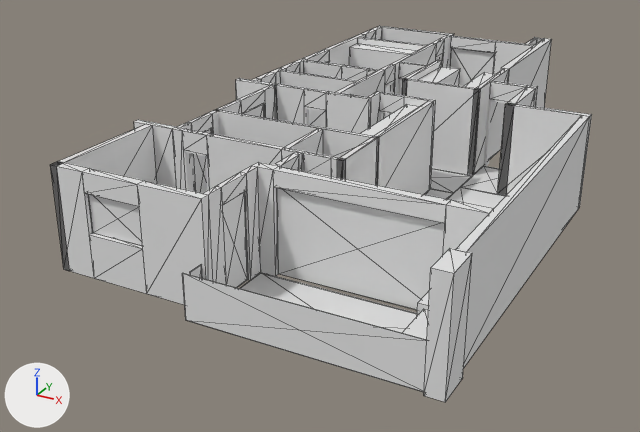
The glTF model site/assets/planta-final02.glb: old version first, new version second.
Both versions are drawn from a 50 mm camera at (14.54, -31.2, 9.45) aimed at (3.47, -11.08, -0.61). Every picture has the same lights, and +X, +Y and +Z are marked at lower left. The picture after the commit comes second. Mesh edges are drawn as thin lines on the coarser meshes. Where no turn or scale is listed for an object, it has been applied to the vertices.

Objects in the first picture: 'Floor__Sala', 'Floor__Varanda_gourmet', 'Wall__Parede_closet_hall', 'Wall__Parede_externa_cozinha#1', 'Wall__Parede_externa_sala', 'Wall__Parede_externa_sala#1', 'Wall__Parede_sala_cozinha#3', 'Wall__Parede_sala_suíte_1', 'Wall__Parede_sala_varanda', 'Wall__Parede_serviço_cozinha', 'Wall__Pilar', 'Wall__Porta_de_vidro_entre_sala_e_varanda', 'Window__Guarda-corpo#3', 'Window__Vidro_Porta_de_vidro_entre_sala_e_varanda' and 84 more.
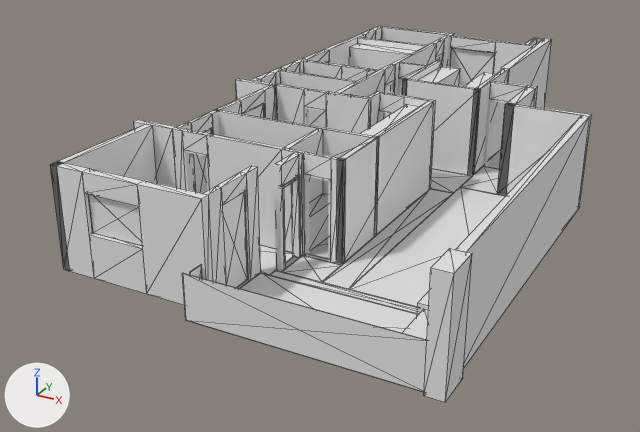
Commit message: Planta: varanda integrada à sala

Changed parts and their boxes (x1, y1, x2, y2) in the pictures (640 x 432 px):
'Window__Vidro_Porta_de_vidro_entre_sala_e_varanda', deleted
    before: (277, 188, 445, 310)
'Wall__Porta_de_vidro_entre_sala_e_varanda', deleted
    before: (273, 166, 451, 223)
'Wall__Parede_sala_cozinha#3', deleted
    before: (252, 162, 279, 276)
'Wall__Parede_sala_varanda', deleted
    before: (443, 200, 494, 254)
'Floor__Sala#3', added
    after: (270, 270, 418, 313)
'Floor__Sala', unchanged, uncovered by the edit
    before: (448, 187, 506, 208)
    after: (349, 187, 506, 306)
'Floor__Sala#1', unchanged, uncovered by the edit
    before: (424, 188, 453, 199)
    after: (322, 188, 453, 289)

Edits to the bpy script that builds the scene:
```text
Add me_floor__sala_3:
    me_floor__sala_3.from_pydata(...)  # a box spanning x 4.75..9.81, y -15.81..-15.54, z -0.02..0.0
Remove ob_wall__parede_sala_cozinha_3:
    ob_wall__parede_sala_cozinha_3 = bpy.data.objects.new('Wall__Parede_sala_cozinha#3', me_wall__parede_sala_cozinha_3)
    ob_wall__parede_sala_cozinha_3.location = (0.0, 0.0, 0.0)
Remove ob_wall__parede_sala_varanda:
    ob_wall__parede_sala_varanda = bpy.data.objects.new('Wall__Parede_sala_varanda', me_wall__parede_sala_varanda)
    ob_wall__parede_sala_varanda.location = (0.0, 0.0, 0.0)
Remove ob_wall__porta_de_vidro_entre_sala_e_varanda:
    ob_wall__porta_de_vidro_entre_sala_e_varanda = bpy.data.objects.new('Wall__Porta_de_vidro_entre_sala_e_varanda', me_wall__porta_de_vidro_entre_sala_e_varanda)
    ob_wall__porta_de_vidro_entre_sala_e_varanda.location = (0.0, 0.0, 0.0)
Remove ob_window__vidro_porta_de_vidro_entre_sala_e_varanda:
    ob_window__vidro_porta_de_vidro_entre_sala_e_varanda = bpy.data.objects.new('Window__Vidro_Porta_de_vidro_entre_sala_e_varanda', me_window__vidro_porta_de_vidro_entre_sala_e_varanda)
    ob_window__vidro_porta_de_vidro_entre_sala_e_varanda.location = (0.0, 0.0, 0.0)
Add ob_floor__sala_3:
    ob_floor__sala_3 = bpy.data.objects.new('Floor__Sala#3', me_floor__sala_3)
    ob_floor__sala_3.location = (0.0, 0.0, 0.0)
```
